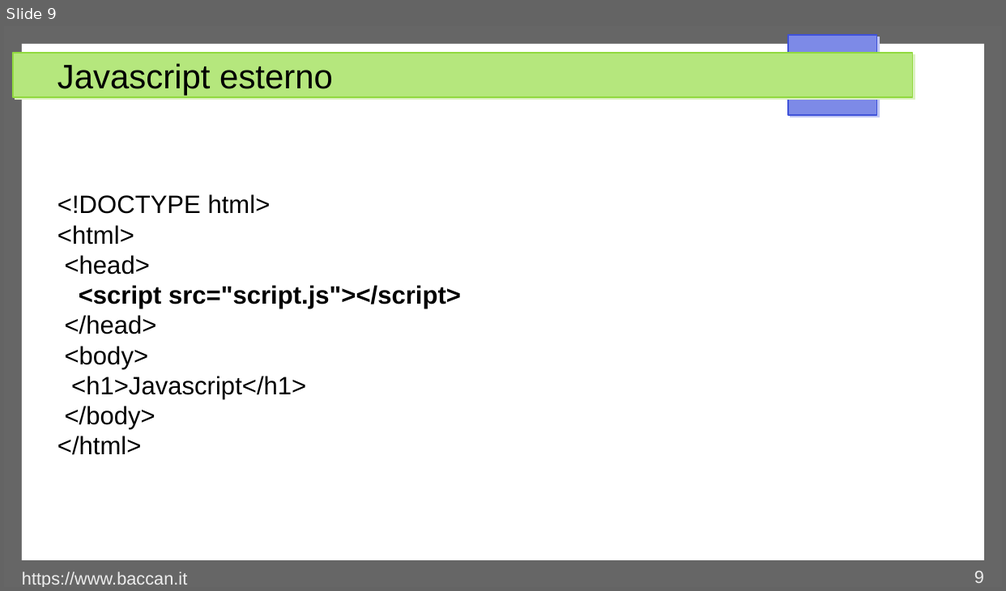
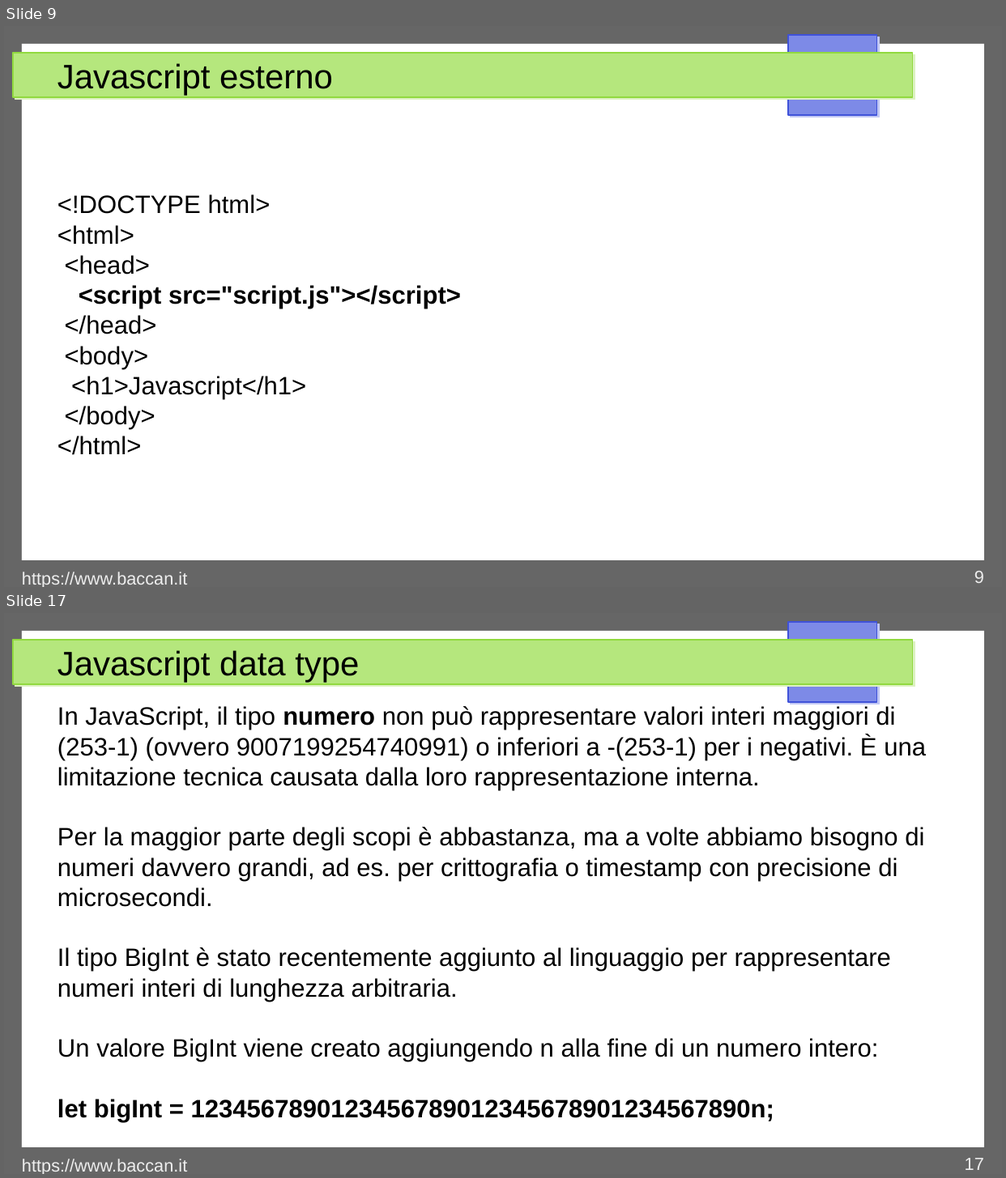
Before and after one commit to matteobaccan/CorsoJavascript, a slide deck: Chapter_Javascript.odp. Shown one above the other, each under a label of ours: slide 9 before the commit, slides 9 and 17 after it; the slides between them are not shown. The pictures are 1006x591 and 1006x1178 pixels, drawn with LibreOffice and Linux fonts; fonts in the diff are those of the drawing. Boxes give left, top, right and bottom in pixels: in the first picture for what was removed or moved away, otherwise in the second. Text is boxed around its words. In the diff, an @@ line names an element or a change of style, - is before the commit and + after.

```diff
--- a/Chapter_Javascript.odp
+++ b/Chapter_Javascript.odp
@@ slide 17 added at (4, 613, 1002, 1174), background #FFFFFF; not listed: 4 template elements that a slide beside it also shows @@
@@ title added at (57, 650, 359, 682), 27 pt, text #000000 @@
+Javascript data type
@@ text added at (57, 706, 926, 1122), 20 pt, text #000000 @@
+In JavaScript, il tipo numero non può rappresentare valori interi maggiori di (253-1) (ovvero 9007199254740991) o inferiori a -(253-1) per i negativi. È una limitazione tecnica causata dalla loro rappresentazione interna.
+Per la maggior parte degli scopi è abbastanza, ma a volte abbiamo bisogno di numeri davvero grandi, ad es. per crittografia o timestamp con precisione di microsecondi.
+Il tipo BigInt è stato recentemente aggiunto al linguaggio per rappresentare numeri interi di lunghezza arbitraria.
+Un valore BigInt viene creato aggiungendo n alla fine di un numero intero:
+let bigInt = 1234567890123456789012345678901234567890n;
@@ text added at (22, 1159, 187, 1174), 14 pt, text #EEEEEE @@
+https://www.baccan.it
@@ page number added at (965, 1158, 984, 1170), 14 pt, text #EEEEEE @@
+17
```
Also in this commit, not shown: 2 slides changed, 9 other slides added, 4 other files.
